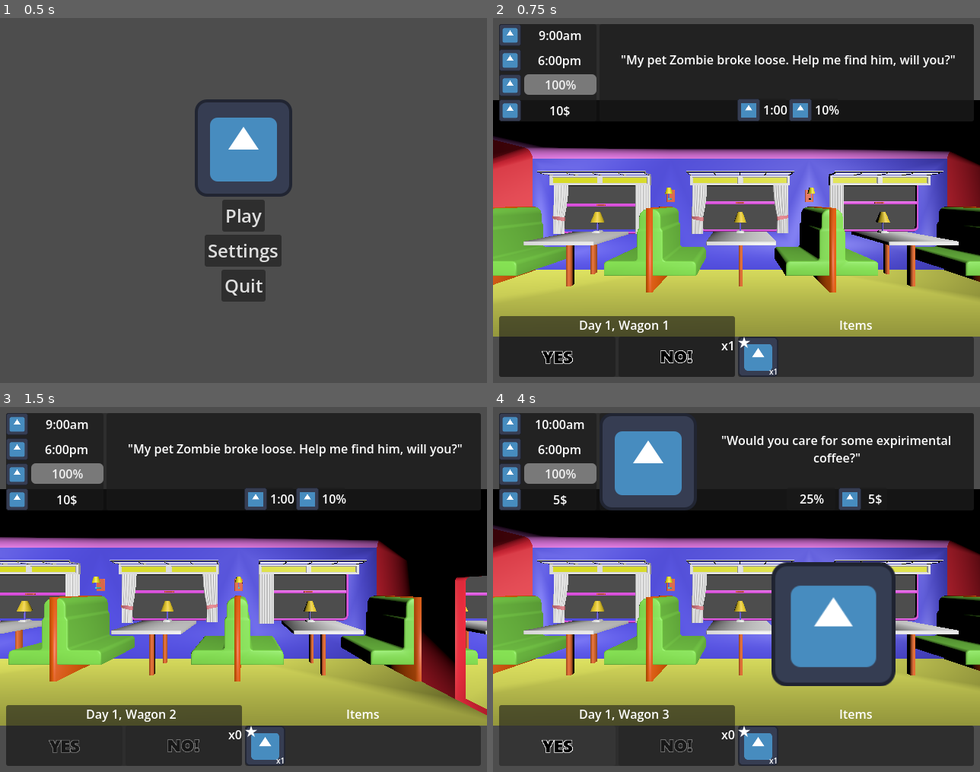
Above: before the commit, frames 1-4 (two rows, left to right).
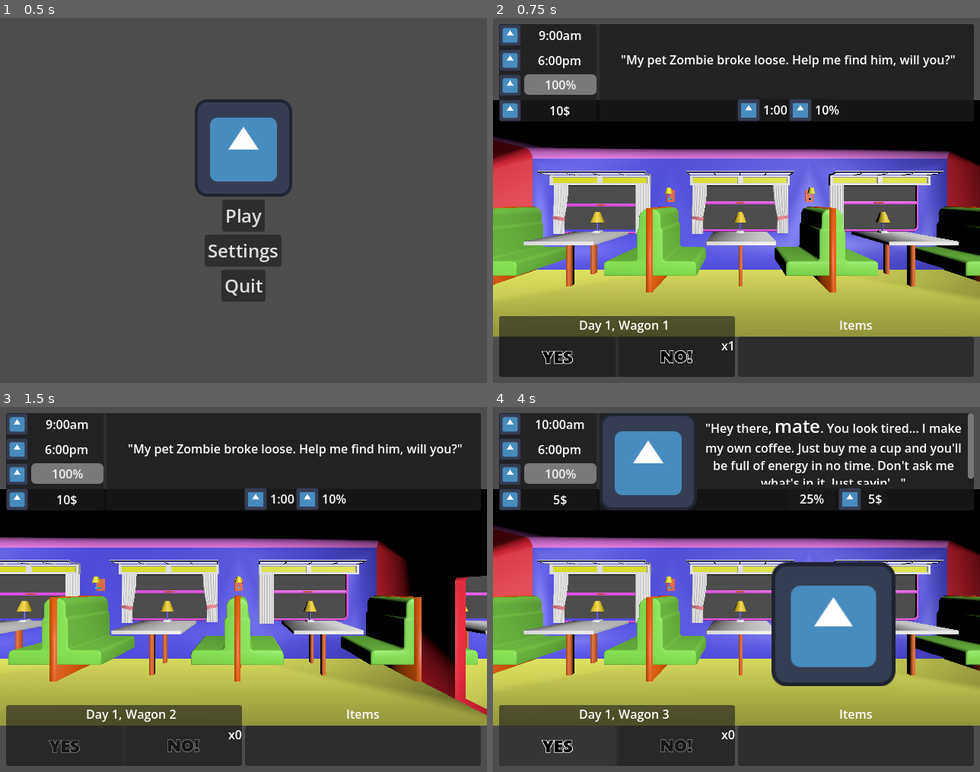
Above: after the commit, the same moments.

Repository: Smg065/WGJ2026
Game: Godot game, scene res://Scenes/MainMenu.tscn
Two runs of this game, one before a commit and one after it. Both use one fixed random seed, a clock stepped at 60 frames per second and the inputs below. The engine's default icon, where the game draws it, is replaced by a stand-in: a white triangle on a blue panel in a dark square.
Inputs (mouse positions are in pixels of both pictures, inside the frame that each line leads up to):
- Up to frame 1 (0.5 s): no input
- Up to frame 2 (0.75 s): click "Play" at 0.5 s
- Up to frame 3 (1.5 s): click "x1" at 1.25 s
- Up to frame 4 (4 s): click (556, 746) at 2.75 s

Frame 1 is identical in both runs. In frame 2, 0.8% of the frame differs, in the area x 50-59%, y 87-98%; in frame 3, 0.8%; in frame 4, 3.5%, in the area x 43-99%, y 1-98%.

Commit message:
CharSetup

Diff:
--- a/Resources/OwnedItemRend.tscn
+++ b/Resources/OwnedItemRend.tscn
@@ -1,14 +1,18 @@
 [gd_scene format=3 uid="uid://bnl5huj5mq0me"]
 
 [ext_resource type="Texture2D" uid="uid://duy0mimcue85a" path="res://icon.svg" id="1_wxtgj"]
+[ext_resource type="Script" uid="uid://eqyea55jd7a3" path="res://Scripts/OwnedItemRend.gd" id="2_7kd2u"]
 [ext_resource type="Texture2D" uid="uid://duppf2fp7arfq" path="res://Sprites/UI/Star.png" id="2_fwpw0"]
 
 [sub_resource type="LabelSettings" id="LabelSettings_kbjx8"]
 font_size = 10
 
-[node name="OwnedItemRend" type="TextureRect" unique_id=1166380306]
+[node name="OwnedItemRend" type="TextureRect" unique_id=1166380306 node_paths=PackedStringArray("starIcon", "itemCount")]
 texture = ExtResource("1_wxtgj")
 expand_mode = 3
+script = ExtResource("2_7kd2u")
+starIcon = NodePath("QualityStar")
+itemCount = NodePath("CountLabel")
 
 [node name="CountLabel" type="Label" parent="." unique_id=81534108]
 layout_mode = 1
--- a/Resources/Requests/AnvilPassanger.tres
+++ b/Resources/Requests/AnvilPassanger.tres
@@ -6,5 +6,5 @@
 script = ExtResource("1_opq0m")
 dialogueEn = "\"Excuse me! I would like help storing my anvils.\""
 energyCost = 40
-minDay = 3
+minDay = 4
 metadata/_custom_type_script = "uid://crmyuhxtt7onq"
--- a/Resources/Requests/Coffee1.tres
+++ b/Resources/Requests/Coffee1.tres
@@ -5,7 +5,7 @@
 
 [resource]
 script = ExtResource("2_xwoym")
-dialogueEn = "\"Would you care for some expirimental coffee?\""
+dialogueEn = "\"Hey there, [font_size=24]mate[/font_size]. You look tired… I make my own coffee. Just buy me a cup and you'll be full of energy in no time. Don't ask me what's in it. Just sayin'...\""
 energyCost = -25
 timeCost = 0
 moneyCost = 5
--- a/Resources/Requests/Painter.tres
+++ b/Resources/Requests/Painter.tres
@@ -6,5 +6,5 @@
 script = ExtResource("1_m4lqm")
 dialogueEn = "\"I could use help watching this paint dry.\""
 timeCost = 4
-minDay = 3
+minDay = 4
 metadata/_custom_type_script = "uid://crmyuhxtt7onq"
--- a/Resources/Requests/WatchKid.tres
+++ b/Resources/Requests/WatchKid.tres
@@ -5,7 +5,7 @@
 [resource]
 script = ExtResource("1_d3g7k")
 dialogueEn = "\"May you please watch my kid for me?\""
-timeCost = 3
+timeCost = 2
 moneyCost = -10
 minDay = 3
 metadata/_custom_type_script = "uid://crmyuhxtt7onq"
--- /dev/null
+++ b/Resources/Requests/WorkoutBuddy.tres
@@ -0,0 +1,16 @@
+[gd_resource type="Resource" script_class="CharacterRequest" format=3 uid="uid://dld7wmvy0nckt"]
+
+[ext_resource type="Texture2D" uid="uid://duy0mimcue85a" path="res://icon.svg" id="1_4kwxe"]
+[ext_resource type="Script" uid="uid://crmyuhxtt7onq" path="res://Scripts/CharacterRequest.gd" id="2_1nsxc"]
+
+[resource]
+script = ExtResource("2_1nsxc")
+dialogueEn = "\"Yo! Could you spot for me? If you do I'd TOTALLY help you out.\""
+energyCost = 30
+noCost = -1
+minDay = 3
+charWagon = ExtResource("1_4kwxe")
+charProfile = ExtResource("1_4kwxe")
+charYes = ExtResource("1_4kwxe")
+charNo = ExtResource("1_4kwxe")
+metadata/_custom_type_script = "uid://crmyuhxtt7onq"
--- a/Scenes/Gameplay.tscn
+++ b/Scenes/Gameplay.tscn
@@ -4,13 +4,10 @@
 [ext_resource type="PackedScene" uid="uid://nbdomxpui5yx" path="res://Resources/TrainWagon.tscn" id="2_tdndw"]
 [ext_resource type="Texture2D" uid="uid://duy0mimcue85a" path="res://icon.svg" id="3_mofsa"]
 [ext_resource type="Texture2D" uid="uid://m6hkwlqxkkec" path="res://Sprites/UI/Yes.png" id="3_ovofm"]
+[ext_resource type="PackedScene" uid="uid://bnl5huj5mq0me" path="res://Resources/OwnedItemRend.tscn" id="3_rhmiw"]
 [ext_resource type="Texture2D" uid="uid://dsdhfod08xkcd" path="res://Sprites/UI/No.png" id="4_mofsa"]
 [ext_resource type="PackedScene" uid="uid://by6nvg44u7bqr" path="res://Resources/ResourceModPanel.tscn" id="4_u8j7u"]
-[ext_resource type="Texture2D" uid="uid://duppf2fp7arfq" path="res://Sprites/UI/Star.png" id="7_rhmiw"]
 [ext_resource type="PackedScene" uid="uid://c1nxvpsgns2r4" path="res://Resources/ShopItem.tscn" id="7_xwjbm"]
-
-[sub_resource type="LabelSettings" id="LabelSettings_kbjx8"]
-font_size = 10
 
 [sub_resource type="LabelSettings" id="LabelSettings_ir5nv"]
 font_size = 48
@@ -21,14 +18,12 @@
 [sub_resource type="LabelSettings" id="LabelSettings_68abm"]
 font_size = 64
 
-[node name="Gameplay" type="Node3D" unique_id=636112707 node_paths=PackedStringArray("trainRoot", "mainScene", "renderedWagons", "mainUI", "dayLabel", "wagonLabel", "timeLabel", "timeCost", "dayEndLabel", "energyBar", "energyCost", "moneyLabel", "moneyCost", "yesButton", "noButton", "noButtonLabel", "nosCost", "charPort", "charDialogue", "earningsUI", "dayCompleteLabel", "timeMoneyBonus", "energyMoneyBonus", "noMoneyBonus", "dailyWageLabel", "dayEndTotalLabel", "dayEndUIButton", "shopUI", "moneyLabelShop", "nosLabelShop", "workHoursLabel", "dailyWageShopLabel", "startingEnergyLabel", "rerollButton", "nextDayButton", "itemsHBox", "shopItemSlots", "victoryUI", "gameOverUI")]
+[node name="Gameplay" type="Node3D" unique_id=636112707 node_paths=PackedStringArray("trainRoot", "mainScene", "mainUI", "dayLabel", "wagonLabel", "timeLabel", "timeCost", "dayEndLabel", "energyBar", "energyCost", "moneyLabel", "moneyCost", "yesButton", "noButton", "noButtonLabel", "nosCost", "ownedItemsHBox", "charPort", "charDialogue", "earningsUI", "dayCompleteLabel", "timeMoneyBonus", "energyMoneyBonus", "noMoneyBonus", "dailyWageLabel", "dayEndTotalLabel", "dayEndUIButton", "shopUI", "moneyLabelShop", "nosLabelShop", "workHoursLabel", "dailyWageShopLabel", "startingEnergyLabel", "rerollButton", "nextDayButton", "itemsHBox", "shopItemSlots", "ownedItemsShopHBox", "victoryUI", "gameOverUI")]
 script = ExtResource("1_r5ka5")
 trainRoot = NodePath("MainScene/TrainRoot")
 wagonPrefab = ExtResource("2_tdndw")
 mainScene = NodePath("MainScene")
-totalWagons = null
-wagonsLeft = null
-renderedWagons = []
+ownedItemPrefab = ExtResource("3_rhmiw")
 mainUI = NodePath("MainUI")
 dayLabel = NodePath("MainUI/UIVBox/BottomUI/YesNoPanel/BottomVBox/DayWagonHBox/DayLabel")
 wagonLabel = NodePath("MainUI/UIVBox/BottomUI/YesNoPanel/BottomVBox/DayWagonHBox/WagonLabel")
@@ -43,6 +38,7 @@
 noButton = NodePath("MainUI/UIVBox/BottomUI/YesNoPanel/BottomVBox/Buttons/NoButton")
 noButtonLabel = NodePath("MainUI/UIVBox/BottomUI/YesNoPanel/BottomVBox/Buttons/NoButton/NoCount")
 nosCost = NodePath("MainUI/UIVBox/TopVBox/TopPanel/TopHBox/CharPanel/CharHBox/VBoxContainer/CostsHBox/NoCost")
+ownedItemsHBox = NodePath("MainUI/UIVBox/BottomUI/ItemsBox/ItemsPanel/ItemsScroll/OwnedItemsHBox")
 charPort = NodePath("MainUI/UIVBox/TopVBox/TopPanel/TopHBox/CharPanel/CharHBox/CharPort")
 charDialogue = NodePath("MainUI/UIVBox/TopVBox/TopPanel/TopHBox/CharPanel/CharHBox/VBoxContainer/CharText")
 earningsUI = NodePath("DayEndUI")
@@ -63,14 +59,9 @@
 nextDayButton = NodePath("ShopUI/MainShop/PanelContainer/ShopMainVBox/BottomPanel/ProgressButtons/NextDayButton")
 itemsHBox = NodePath("ShopUI/MainShop/PanelContainer/ShopMainVBox/BottomPanel/ItemsInfo/ItemsPanel/ItemsScrollContainer/ItemsHBox")
 shopItemSlots = [NodePath("ShopUI/MainShop/PanelContainer/ShopMainVBox/ShopHBox/ShopPanel/ForSaleHBox/ItemPanel1"), Nod …(293 unchanged characters)…
+ownedItemsShopHBox = NodePath("ShopUI/MainShop/PanelContainer/ShopMainVBox/BottomPanel/ItemsInfo/ItemsPanel/ItemsScrollContainer/ItemsHBox")
 victoryUI = NodePath("VictoryUI")
 gameOverUI = NodePath("GameOverUI")
-day = null
-nos = null
-time = null
-energy = null
-money = null
-rerollCost = null
 
 [node name="Cam" type="Camera3D" parent="." unique_id=351483388]
 transform = Transform3D(1, 0, 0, 0, 1, 0, 0, 0, 1, 0, 1, -1.25)
@@ -83,6 +74,7 @@
 transform = Transform3D(0.6123724, -0.70710677, 0.35355338, 0.6123724, 0.70710677, 0.35355338, -0.5, 0, 0.8660254, 0, 0, 0)
 
 [node name="MainUI" type="Control" parent="." unique_id=1406061247]
+visible = false
 layout_mode = 3
 anchors_preset = 15
 anchor_right = 1.0
@@ -223,8 +215,7 @@
 size_flags_horizontal = 3
 size_flags_vertical = 3
 bbcode_enabled = true
-text = "\"What a stupid suitcase! I swear...\"
-The old lady looks like she needs help."
+text = "*The veretan looks out of the window, lost in his own thoughts.* It was Christmas Eve, 1914. Across the trenches, we heard men singing carols. The next morning, we climbed out of the mud and shook hands with our enemies. We shared food, buried our dead together, the French and the Germans. We were no more foes, just... human. Then Christmas ended… and we went back to killing each other. *He remains silent, a tear rolling down his cheek.*"
 horizontal_alignment = 1
 vertical_alignment = 1
 
@@ -352,34 +343,6 @@
 [node name="OwnedItemsHBox" type="HBoxContainer" parent="MainUI/UIVBox/BottomUI/ItemsBox/ItemsPanel/ItemsScroll" unique_id=1904225173]
 layout_mode = 2
 size_flags_vertical = 3
-
-[node name="TextureRect2" type="TextureRect" parent="MainUI/UIVBox/BottomUI/ItemsBox/ItemsPanel/ItemsScroll/OwnedItemsHBox" unique_id=1198463169]
-layout_mode = 2
-texture = ExtResource("3_mofsa")
-expand_mode = 3
-
-[node name="Label" type="Label" parent="MainUI/UIVBox/BottomUI/ItemsBox/ItemsPanel/ItemsScroll/OwnedItemsHBox/TextureRect2" unique_id=1981222358]
-layout_mode = 1
-anchors_preset = 3
-anchor_left = 1.0
-anchor_top = 1.0
-anchor_right = 1.0
-anchor_bottom = 1.0
-offset_left = -40.0
-offset_top = -23.0
-grow_horizontal = 0
-grow_vertical = 0
-text = "x1"
-label_settings = SubResource("LabelSettings_kbjx8")
-horizontal_alignment = 2
-vertical_alignment = 2
-
-[node name="TextureRect" type="TextureRect" parent="MainUI/UIVBox/BottomUI/ItemsBox/ItemsPanel/ItemsScroll/OwnedItemsHBox/TextureRect2" unique_id=1996392275]
-layout_mode = 1
-offset_right = 16.0
-offset_bottom = 16.0
-texture = ExtResource("7_rhmiw")
-stretch_mode = 2
 
 [node name="DayEndUI" type="ColorRect" parent="." unique_id=451989664]
 visible = false
--- a/Scripts/Gameplay.gd
+++ b/Scripts/Gameplay.gd
@@ -14,6 +14,7 @@
 var allRequests : Array[CharacterRequest]
 
 @export var mainScene : Node3D
+@export var ownedItemPrefab : PackedScene
 
 var moveTrain : bool
 @export var totalWagons : int = 6
@@ -40,6 +41,7 @@
 @export var noButton : Button
 @export var noButtonLabel : Label
 @export var nosCost : ResourceModPanel
+@export var ownedItemsHBox : HBoxContainer
 
 @export var charPort : TextureRect
 @export var charDialogue : RichTextLabel
@@ -65,6 +67,7 @@
 @export var nextDayButton : Button
 @export var itemsHBox : HBoxContainer
 @export var shopItemSlots : Array[ShopItem]
+@export var ownedItemsShopHBox : HBoxContainer
 
 @export_category("Misc UI")
 @export var victoryUI : Control
@@ -509,5 +512,22 @@
 ##Adds an item to your inventory
 func aquire_item(newItem : ItemBase) -> void:
 	var boughtItem : ItemBase = newItem.duplicate_deep()
+	var isCopy : bool = false
+	for eachItem in ownedItems:
+		if eachItem.itemName == boughtItem.itemName:
+			isCopy = true
+			break
 	ownedItems.append(boughtItem)
+	if isCopy:
+		var display1 : OwnedItemRend = ownedItemsHBox.get_node_or_null(newItem.itemName)
+		var display2 : OwnedItemRend = ownedItemsShopHBox.get_node_or_null(newItem.itemName)
+		display1.up_count()
+		display2.up_count()
+	else:
+		var display1 : OwnedItemRend = ownedItemPrefab.instantiate()
+		var display2 : OwnedItemRend = ownedItemPrefab.instantiate()
+		ownedItemsHBox.add_child(display1)
+		ownedItemsShopHBox.add_child(display2)
+		display1.setup(newItem)
+		display2.setup(newItem)
 	boughtItem.on_purchase(self)
--- a/Scripts/OwnedItemRend.gd
+++ b/Scripts/OwnedItemRend.gd
@@ -1,11 +1,24 @@
 extends TextureRect
+class_name OwnedItemRend
 
+@export var starIcon : TextureRect
+@export var itemCount : Label
 
-# Called when the node enters the scene tree for the first time.
-func _ready() -> void:
-	pass # Replace with function body.
+func setup(itemData : ItemBase):
+	name = itemData.itemName
+	tooltip_text = itemData.itemDescription
+	texture = itemData.itemIcon
+	match itemData.rarity:
+		ItemBase.RARITIES.COMMON:
+			starIcon.modulate = Color.WHITE
+		ItemBase.RARITIES.UNCOMMON:
+			starIcon.modulate = Color.AQUAMARINE
+		ItemBase.RARITIES.RARE:
+			starIcon.modulate = Color.ORANGE
+		ItemBase.RARITIES.LEGENDARY:
+			starIcon.modulate = Color.MEDIUM_PURPLE
+	itemCount.text = "x1"
 
-
-# Called every frame. 'delta' is the elapsed time since the previous frame.
-func _process(delta: float) -> void:
-	pass
+func up_count():
+	get_parent().move_child(self, -1)
+	itemCount.text = "x" + str(itemCount.text.trim_prefix("x").to_int() + 1)
Binary file added: Sprites/Characters/NPC_1.png
Not shown, added: Sprites/Characters/NPC_1.png.import
Binary file added: Sprites/Characters/NPC_27.png
Not shown, added: Sprites/Characters/NPC_27.png.import
Binary file added: Sprites/Characters/NPC_5.png
Not shown, added: Sprites/Characters/NPC_5.png.import
Binary file added: Sprites/Characters/NPC_8.png
Not shown, added: Sprites/Characters/NPC_8.png.import
Not shown, changed: export_presets.cfg
